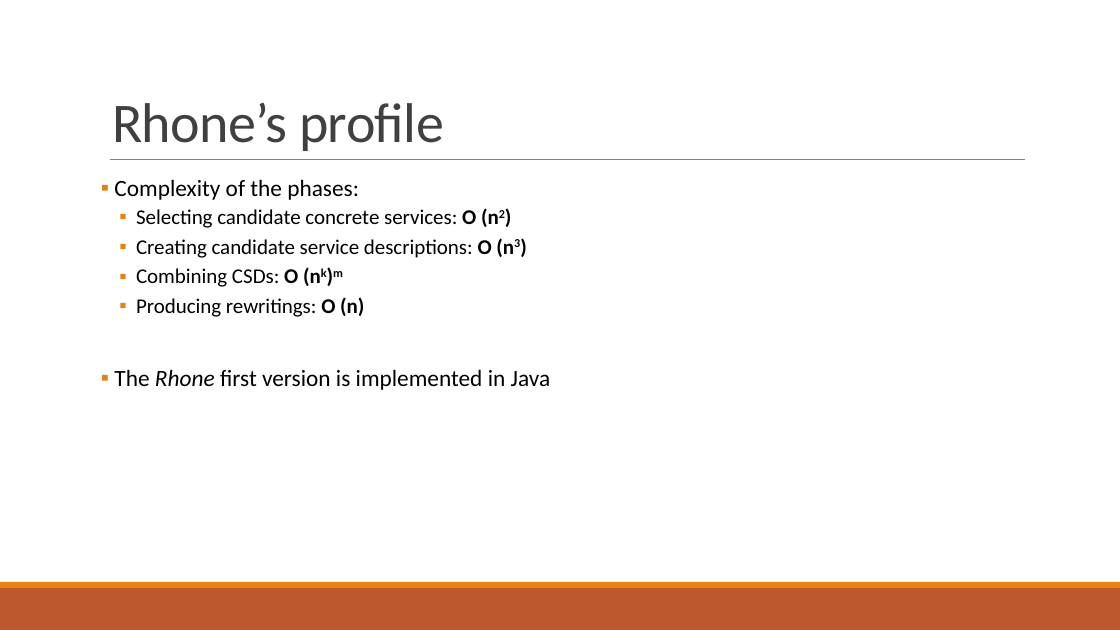
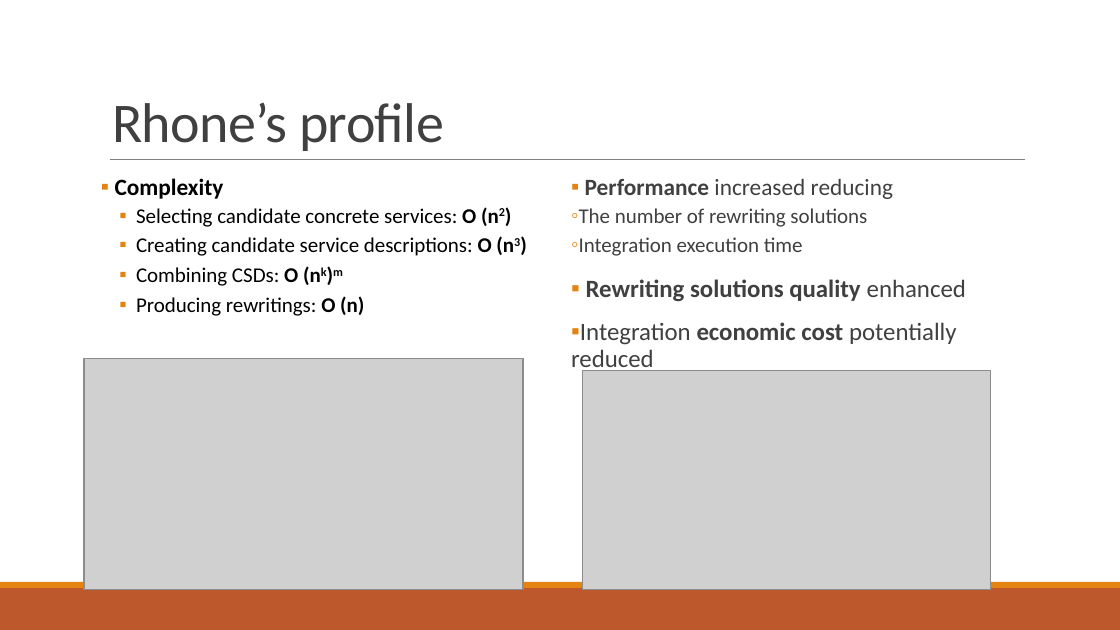
Before and after one commit to danielboni/DanielCarvalho-PhD, a slide deck: slide 20 of Presentations/ADBIS 2016/Presentation_ADBIS 2016.pptx. Drawn at 1120x630 pixels with LibreOffice and Linux fonts; fonts in the diff are those of the drawing; grey boxes stand for pictures. Boxes give left, top, right and bottom in pixels: in the first picture for what was removed or moved away, otherwise in the second. Text is boxed around its words. In the diff, an @@ line names an element or a change of style, - is before the commit and + after.

```diff
--- a/Presentations/ADBIS 2016/Presentation_ADBIS 2016.pptx
+++ b/Presentations/ADBIS 2016/Presentation_ADBIS 2016.pptx
@@ text at [115,178,224,199]: text changed; bold on @@
-▪ Complexity of the phases:
+▪ Complexity
@@ text added at [571,179,966,373], 16 pt, text #404040 @@
+▪ Performance increased reducing
+  ◦ The number of rewriting solutions
+  ◦ Integration execution time
+▪ Rewriting solutions quality enhanced
+▪ Integration economic cost potentially reduced
@@ picture added at [84,358,523,590] @@
@@ text at [114,369,551,390]: paragraph removed @@
-▪ The Rhone first version is implemented in Java
@@ picture added at [582,371,991,590] @@
```
Also in this commit, not shown: 18 other slides changed, 3 slides added, 2 slides removed.
